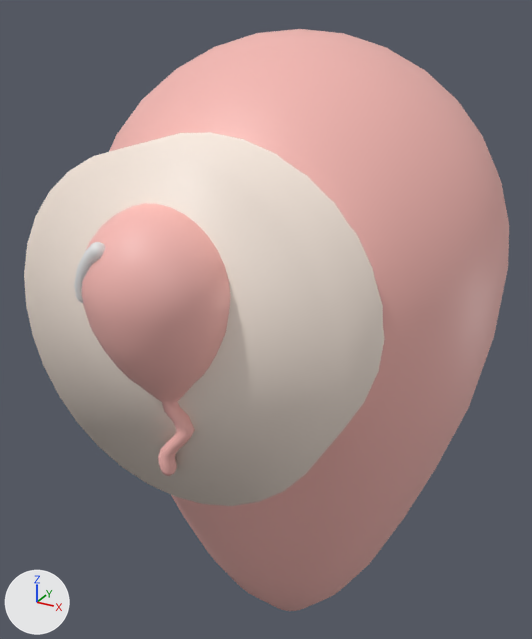
An edit to the glTF model kaart/dist/assets/models/eventPin.glb, drawn before and after from the same camera.
One viewpoint serves both versions: a 50 mm camera at (0.188, -0.377, 0.439) aimed at (-0.014, -0.01, 0.255). The axes (+X, +Y, +Z) are drawn at lower left. The lights are the same throughout. Where no turn or scale is listed for an object, it has been applied to the vertices.

Names of what the first picture shows: 'Cylinder.004', 'Sphere.038', 'balloon', 'pin.004'.
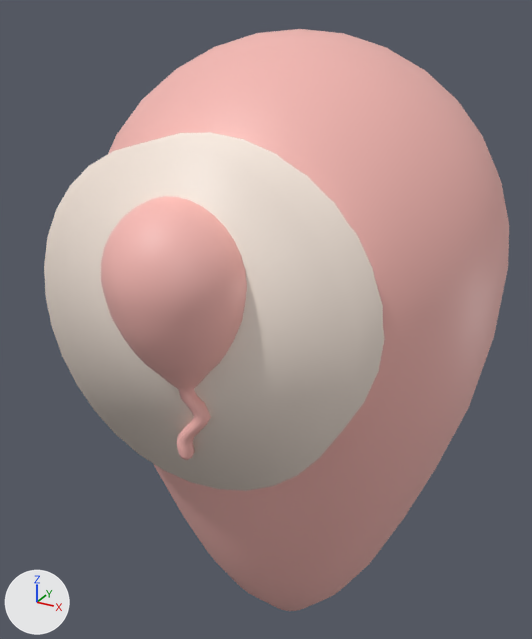
Boxes (x1, y1, x2, y2) around the edits, measured in the pictures (532 x 639 px):
'Cylinder.004', moved: before (24, 132, 384, 506); after (44, 132, 384, 491)
'balloon', moved: before (82, 203, 231, 476); after (101, 196, 247, 460)
'Sphere.038', deleted: before (74, 242, 105, 303)

The change, as a diff of the scene's bpy script:
```diff
--- a/kaart/dist/assets/models/eventPin.glb.py
+++ b/kaart/dist/assets/models/eventPin.glb.py
@@ ob_sphere_038 @@
-ob_sphere_038 = bpy.data.objects.new('Sphere.038', me_sphere_035)
-ob_sphere_038.location = (-0.0179, -0.1567, 0.3323)
@@ ob_cylinder_004 @@
 ob_cylinder_004 = bpy.data.objects.new('Cylinder.004', me_cylinder_004)
-ob_cylinder_004.location = (0.0, -0.0429, 0.2939)
+ob_cylinder_004.location = (0.0, -0.0291, 0.2939)
@@ ob_balloon @@
 ob_balloon = bpy.data.objects.new('balloon', me_sphere_016)
-ob_balloon.location = (0.0, -0.1309, 0.3154)
+ob_balloon.location = (0.0, -0.1171, 0.3154)
```
